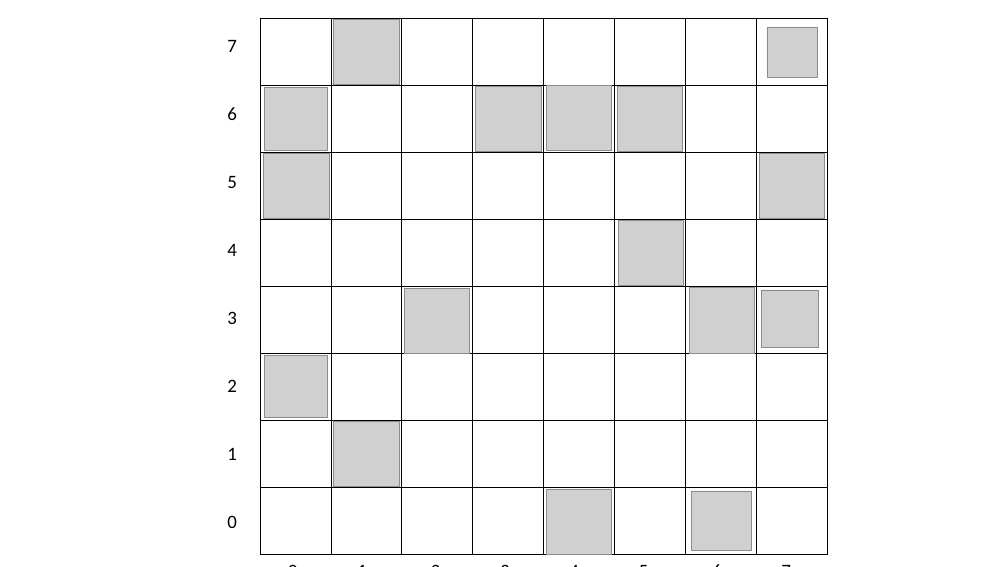
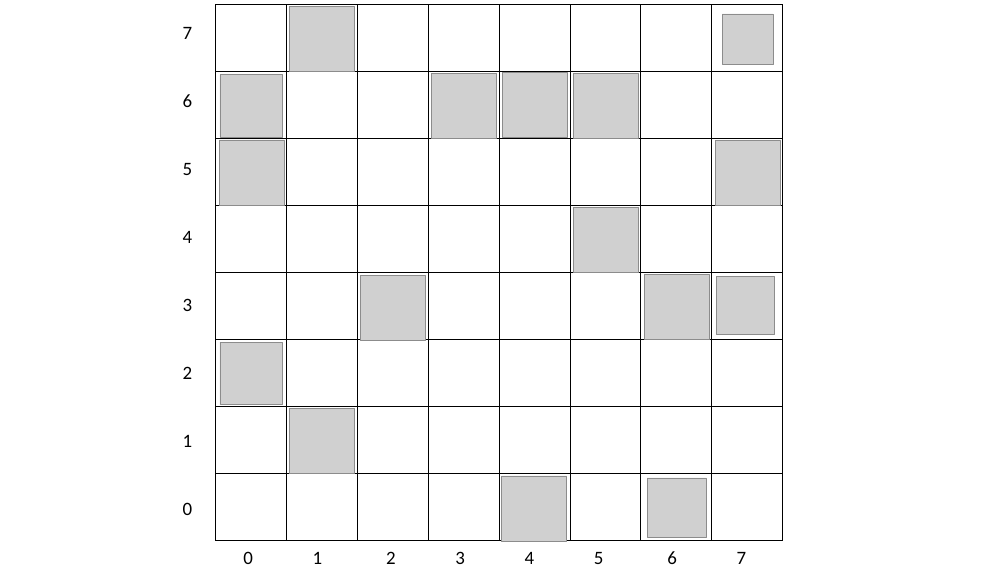
Before and after one commit to alexalvis/RobustSensorAllocation, a slide deck: slide 5 of Presentation1.pptx. Drawn at 1008x567 pixels with LibreOffice and Linux fonts; fonts in the diff are those of the drawing; grey boxes stand for pictures. Boxes give left, top, right and bottom in pixels: in the first picture for what was removed or moved away, otherwise in the second. Text is boxed around its words. In the diff, an @@ line names an element or a change of style, - is before the commit and + after.

```diff
--- a/Presentation1.pptx
+++ b/Presentation1.pptx
@@ 15 pictures, 2 texts, 1 table: place and size @@
-15 pictures, 2 texts, 1 table at [227,18,829,554]
+15 pictures, 2 texts, 1 table at [183,5,784,564]
@@ picture: place and size @@
-picture at [547,85,612,150]
+picture at [502,73,567,138]
```
Also in this commit, not shown: 1 other file.
